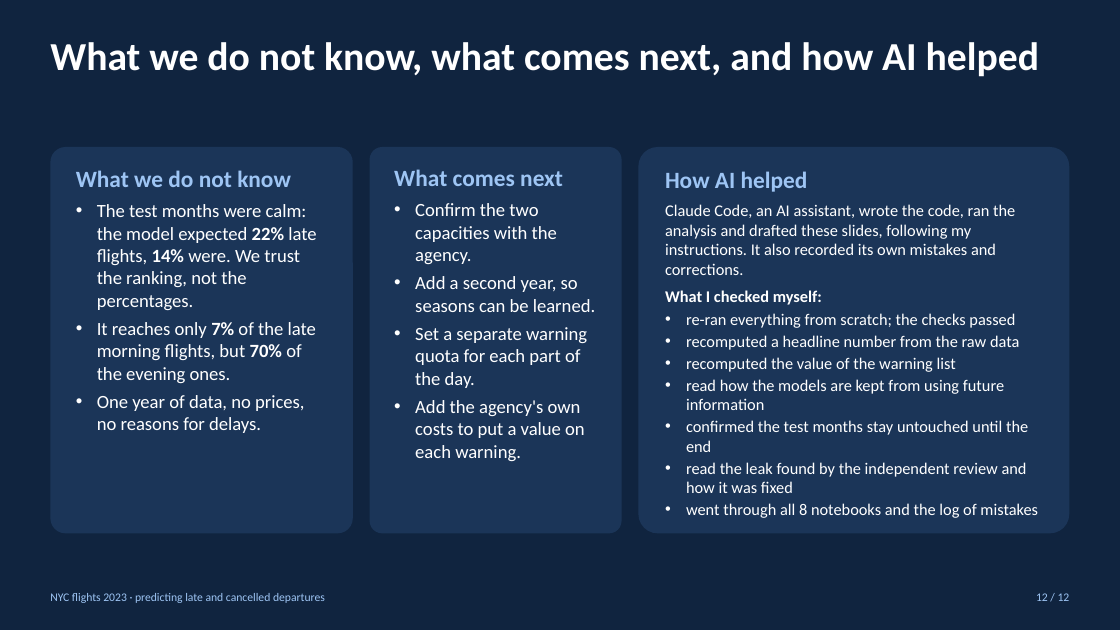
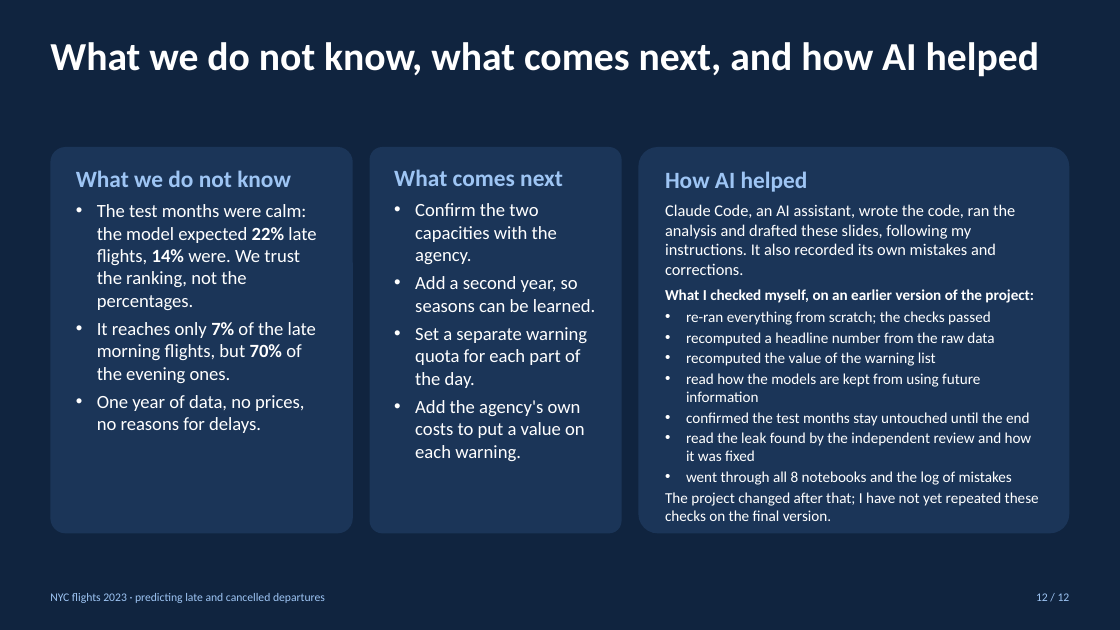
Before and after one commit to bssam99/nyc-flights-2023-delay-prediction, a slide deck: slide 12 of slides/deck.pptx. Drawn at 1120x630 pixels with LibreOffice and Linux fonts; fonts in the diff are those of the drawing. Boxes give left, top, right and bottom in pixels: in the first picture for what was removed or moved away, otherwise in the second. Text is boxed around its words. In the diff, an @@ line names an element or a change of style, - is before the commit and + after.

```diff
--- a/slides/deck.pptx
+++ b/slides/deck.pptx
@@ text in rounded rectangle at (x1=665, y1=289, x2=1034, y2=303): text changed; size 14 to 13 pt @@
-What I checked myself:
+What I checked myself, on an earlier version of the project:
@@ text in rounded rectangle at (x1=686, y1=311, x2=1032, y2=485): size 14 to 13 pt in "re-ran everything from scratch; the checks passed", "recomputed a headline number from the raw ...", "recomputed the value of the warning list", "read how the models are kept from ..." and 3 more places @@
@@ text in rounded rectangle at (x1=665, y1=492, x2=1039, y2=521): paragraph added @@
+The project changed after that; I have not yet repeated these checks on the final version.
```
Also in this commit, not shown: 3 other slides changed, 40 other files.
